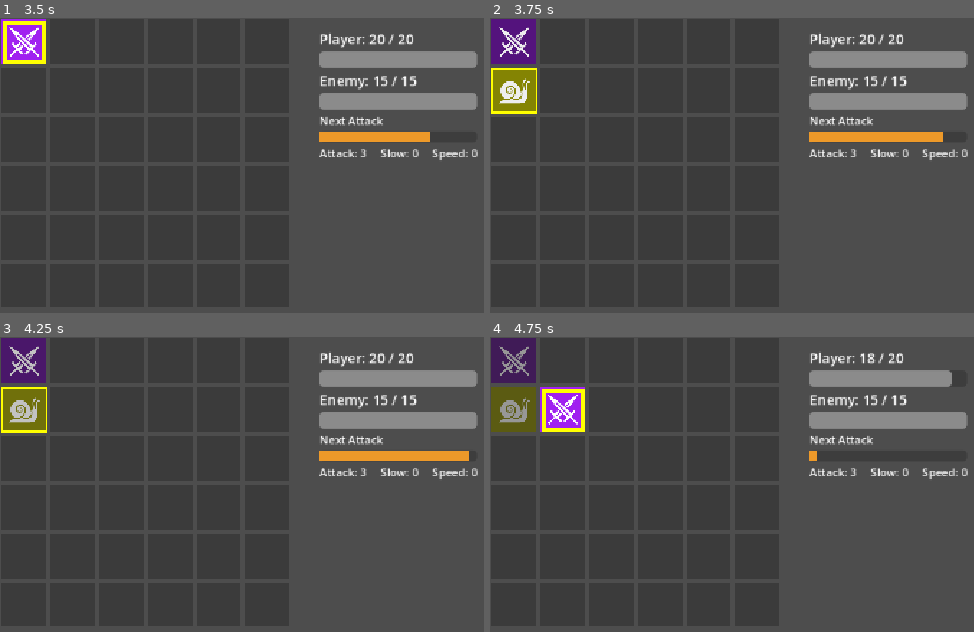
Above: before the commit, frames 1-4 (two rows, left to right).
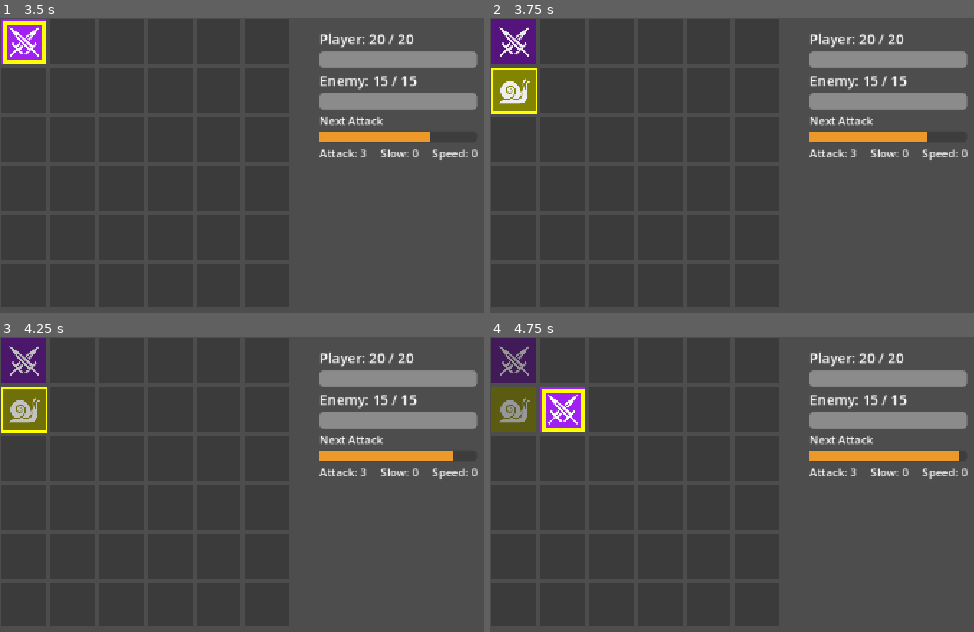
Above: after the commit, the same moments.

Repository: yaakovb/Memory-Game
Game: Godot game, scene res://scenes/main/main.tscn
Two runs of this game, one before a commit and one after it. Both use one fixed random seed, a clock stepped at 60 frames per second and the inputs below.
Inputs:
- Up to frame 1 (3.5 s): tap Enter at 0.5 s; hold Space (reveal) 0.53-1.28 s; hold W (move_up) 0.53-2.03 s; tap R (restart) at 1.25, 2, 2.75 s; tap Space (reveal) at 1.35, 2.85 s; hold Space (reveal) 2.03-2.78 s; hold A (move_left) from 2.03 s (still down)
- Up to frame 2 (3.75 s): tap R (restart) at 3.5 s; release A (move_left) at 3.53 s; hold S (move_down) from 3.53 s (still down); hold Space (reveal) from 3.53 s (still down)
- Up to frame 3 (4.25 s): keep holding S (move_down); keep holding Space (reveal)
- Up to frame 4 (4.75 s): tap R (restart) at 4.25 s; release S (move_down) at 4.28 s; release Space (reveal) at 4.28 s; hold D (move_right) from 4.28 s (still down); tap Space (reveal) at 4.35 s

Frame 1 is identical in both runs. In frame 2, 0.1% of the frame differs, in the area x 90-94%, y 38-43%; in frame 3, 0.1%; in frame 4, 1.3%, in the area x 67-99%, y 5-43%.

Commit message:
Add four-way tile resolve with color-match signal.
Classify true pair, color match, icon-only, and full miss; grey all non-pairs; hurry only on color match with a mana stub HUD message.

Co-authored-by: Cursor <cursoragent@cursor.com>

Diff:
--- a/memory-game/scripts/board/board.gd
+++ b/memory-game/scripts/board/board.gd
@@ -34,8 +34,10 @@
 
 enum SelectionState { IDLE, ONE_SELECTED, RESOLVING }
 
-signal pair_matched(pair_id: int)
-signal pair_mismatched
+signal pair_matched(effect_id: int)       # keep
+signal color_matched(color_id: int)       # new — mana stub + hurry
+signal icon_only_matched                  # new — optional; or fold into mismatch
+signal pair_mismatched                    # full miss only
 signal board_cleared
 signal board_dealt
 
@@ -180,11 +182,10 @@
 	first.set_selected_outline(false)
 	_update_selector_outline()
 
-	var is_true_pair := (
-		first.pair_effect_id == second.pair_effect_id
-		and first.pair_color_id == second.pair_color_id
-	)
-	if is_true_pair:
+	var same_effect := first.pair_effect_id == second.pair_effect_id
+	var same_color := first.pair_color_id == second.pair_color_id
+
+	if same_effect and same_color:
 		first.play_match_pop()
 		second.play_match_pop()
 		pair_matched.emit(first.pair_effect_id)
@@ -194,6 +195,12 @@
 			await get_tree().create_timer(Tile.MATCH_POP_DURATION).timeout
 			board_cleared.emit()
 			_deal_new_board()
+	elif same_effect:
+		_resolve_mismatch(first, second)
+	elif same_color:
+		color_matched.emit(first.pair_color_id)
+		first.grey_and_fade()
+		second.grey_and_fade()
 	else:
 		_resolve_mismatch(first, second)
 
--- a/memory-game/scripts/main/main.gd
+++ b/memory-game/scripts/main/main.gd
@@ -17,7 +17,9 @@
 	_effect_resolver.setup(_combat, _selector)
 	_effect_resolver.effect_applied.connect(_on_effect_applied)
 	_board.pair_matched.connect(_effect_resolver.apply)
-	_board.pair_mismatched.connect(_combat.hurry_next_attack)
+	_board.color_matched.connect(_on_color_matched)
+	# disconnect hurry from pair_mismatched (or leave mismatch unwired)
+	# _board.pair_mismatched.connect(_combat.hurry_next_attack)
 	_combat.player_defeated.connect(_on_player_defeated)
 	_combat.enemy_defeated.connect(_on_enemy_defeated)
 	_on_hp_changed(_combat.player_hp, _combat.enemy_hp)
@@ -59,3 +61,7 @@
 
 func _on_effect_applied(description: String) -> void:
 	_hud.set_last_effect(description)
+
+func _on_color_matched(color_id: int) -> void:
+	_combat.hurry_next_attack()
+	_hud.set_last_effect("Color match (mana stub)")  # temporary feedback
Not shown, changed: AGENT_HANDOFF.md
Not shown, changed: WORK_PLAN.md
